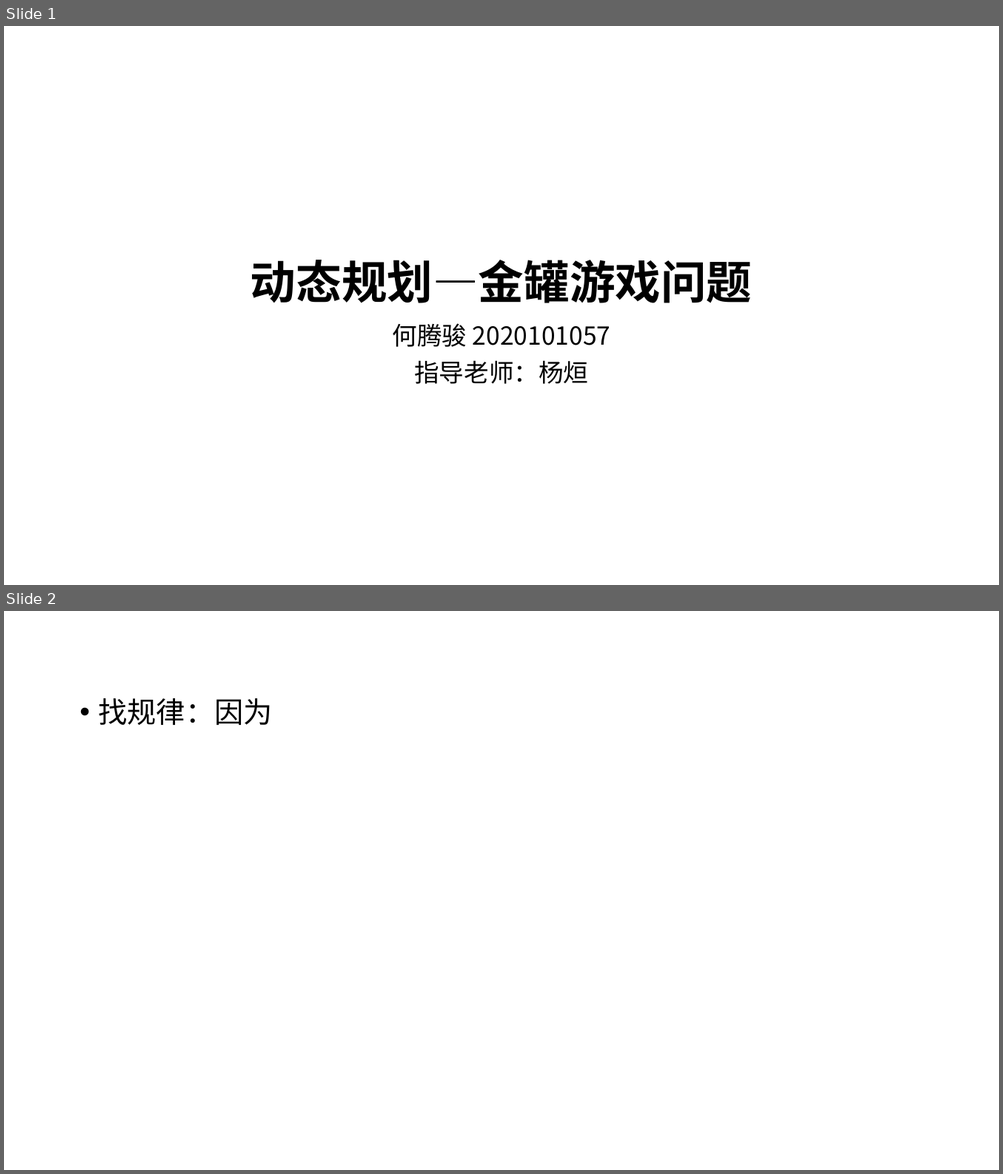
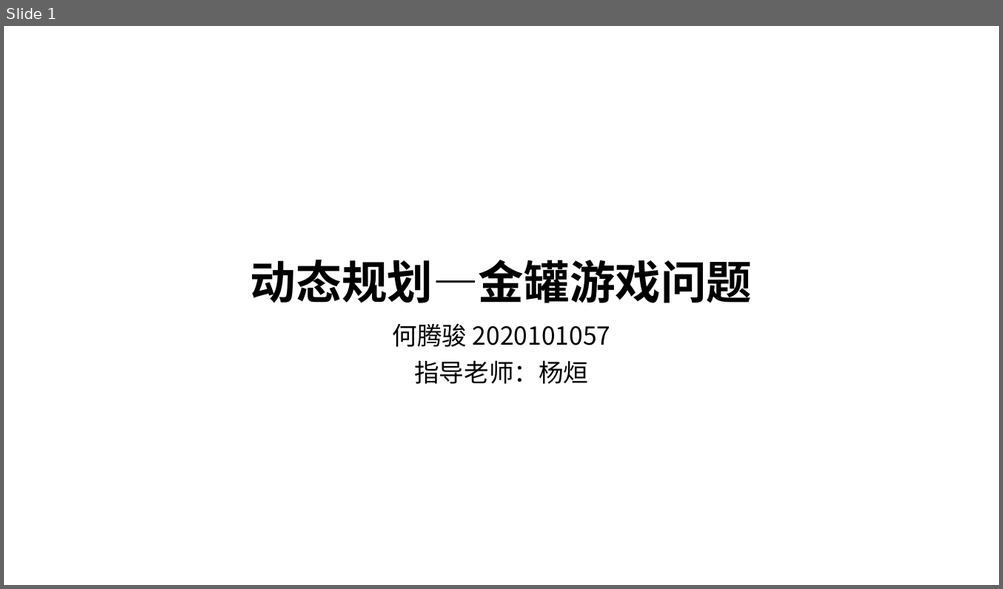
Before and after one commit to VirtualPuffer/Algorithm_Experiment, a slide deck: report/实验4/算法实验04.pptx. Shown one above the other, each under a label of ours: slides 1 and 2 before the commit, slide 1 after it. The pictures are 1003x1174 and 1003x589 pixels, drawn with LibreOffice and Linux fonts; fonts in the diff are those of the drawing. Boxes give left, top, right and bottom in pixels: in the first picture for what was removed or moved away, otherwise in the second. Text is boxed around its words. In the diff, an @@ line names an element or a change of style, - is before the commit and + after.

```diff
--- a/report/实验4/算法实验04.pptx
+++ b/report/实验4/算法实验04.pptx
@@ slide 2 removed at <box>4,611,999,1170</box>, background #FFFFFF @@
@@ text removed at <box>99,698,273,725</box> @@
-• 找规律：因为
```
Also in this commit, not shown: 2 slides changed, 3 slides added, 7 other slides removed, 2 other files.
